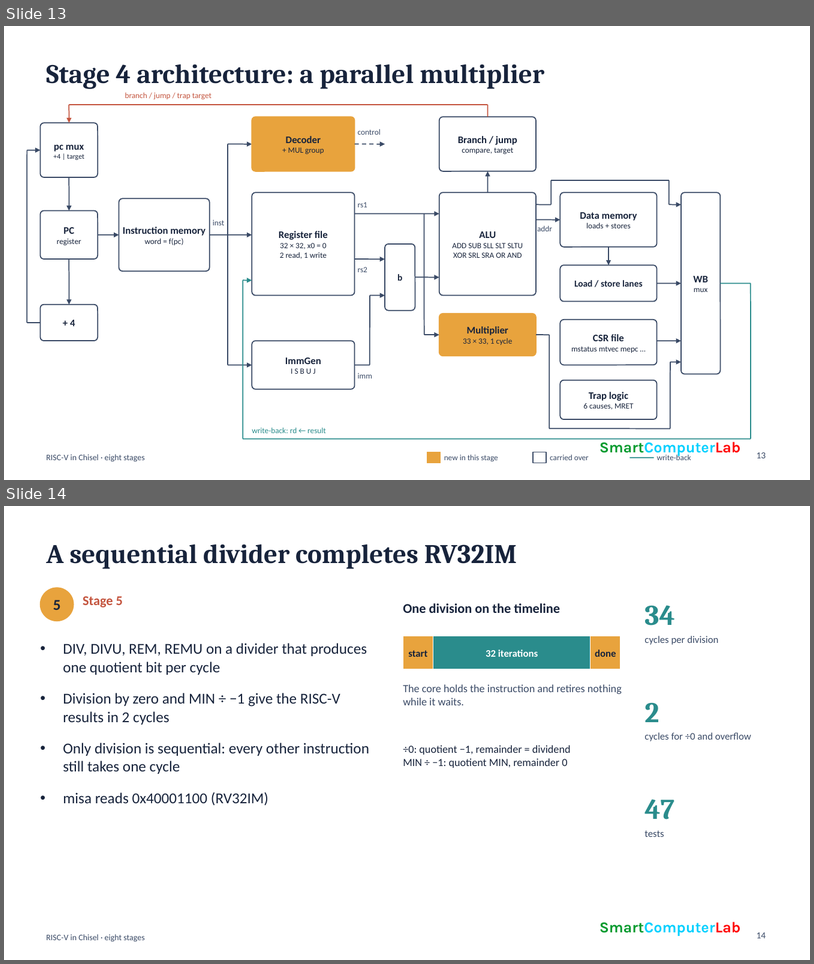
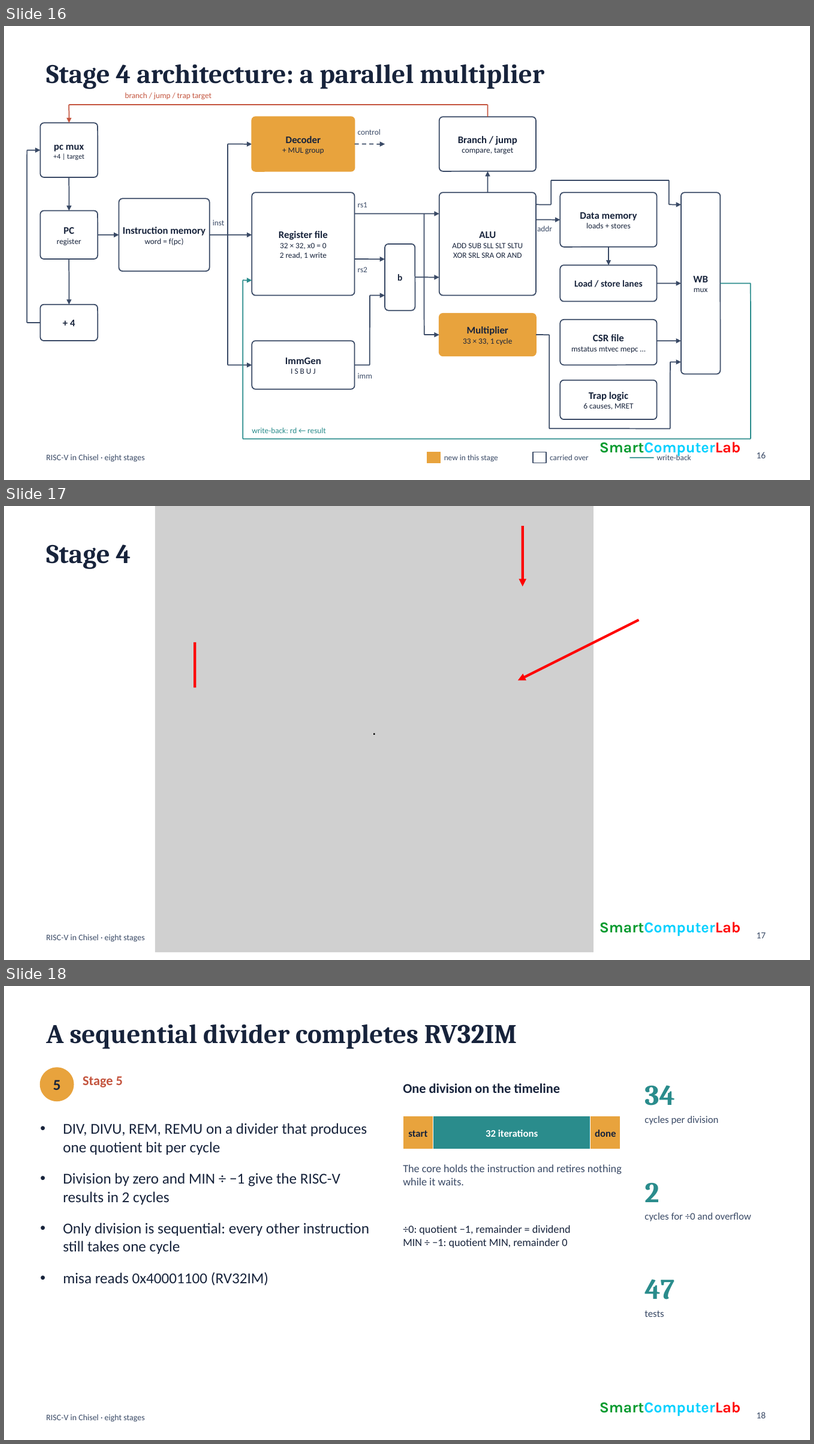
Before and after one commit to smartcomputerlab/Forging-RISC-V-Architectures-with-Claude-Code, a slide deck: docs/Forge.rv32im.pres.2026.odp. Shown one above the other, each under a label of ours: slides 13 and 14 before the commit, slides 16, 17 and 18 after it. The pictures are 814x964 and 814x1444 pixels, drawn with LibreOffice and Linux fonts; fonts in the diff are those of the drawing; grey boxes stand for pictures. Boxes give left, top, right and bottom in pixels: in the first picture for what was removed or moved away, otherwise in the second. Text is boxed around its words. In the diff, an @@ line names an element or a change of style, - is before the commit and + after.

```diff
--- a/docs/Forge.rv32im.pres.2026.odp
+++ b/docs/Forge.rv32im.pres.2026.odp
@@ slide 17 added at box(4, 506, 810, 960), background #FFFFFF; not listed: 1 template element that a slide beside it also shows @@
@@ picture added at box(155, 506, 594, 952), 18 pt, text #000000 @@
+.
@@ arrow added from (523, 526) to (523, 586), #FF0000 3 pt @@
@@ title added at box(46, 544, 131, 569), 32 pt, text #17233B, bold @@
+Stage 4
@@ arrow added from (639, 620) to (518, 680), #FF0000 3 pt @@
@@ line added from (195, 642) to (195, 687), #FF0000 3 pt @@
@@ text added at box(600, 921, 741, 936), 18 pt, text #00D0FF, bold @@
+SmartComputerLab
@@ page number added at box(757, 932, 767, 938), 11 pt, text #3A4A66 @@
+17
@@ what was slide 13 is now slide 16 @@
@@ page number at box(757, 451, 767, 458): text changed @@
-13
+16
@@ what was slide 14 is now slide 18 @@
@@ page number at box(757, 1411, 767, 1418): text changed @@
-14
+18
```
Also in this commit, not shown: 2 slides changed, 6 other slides added, 1 other file.
